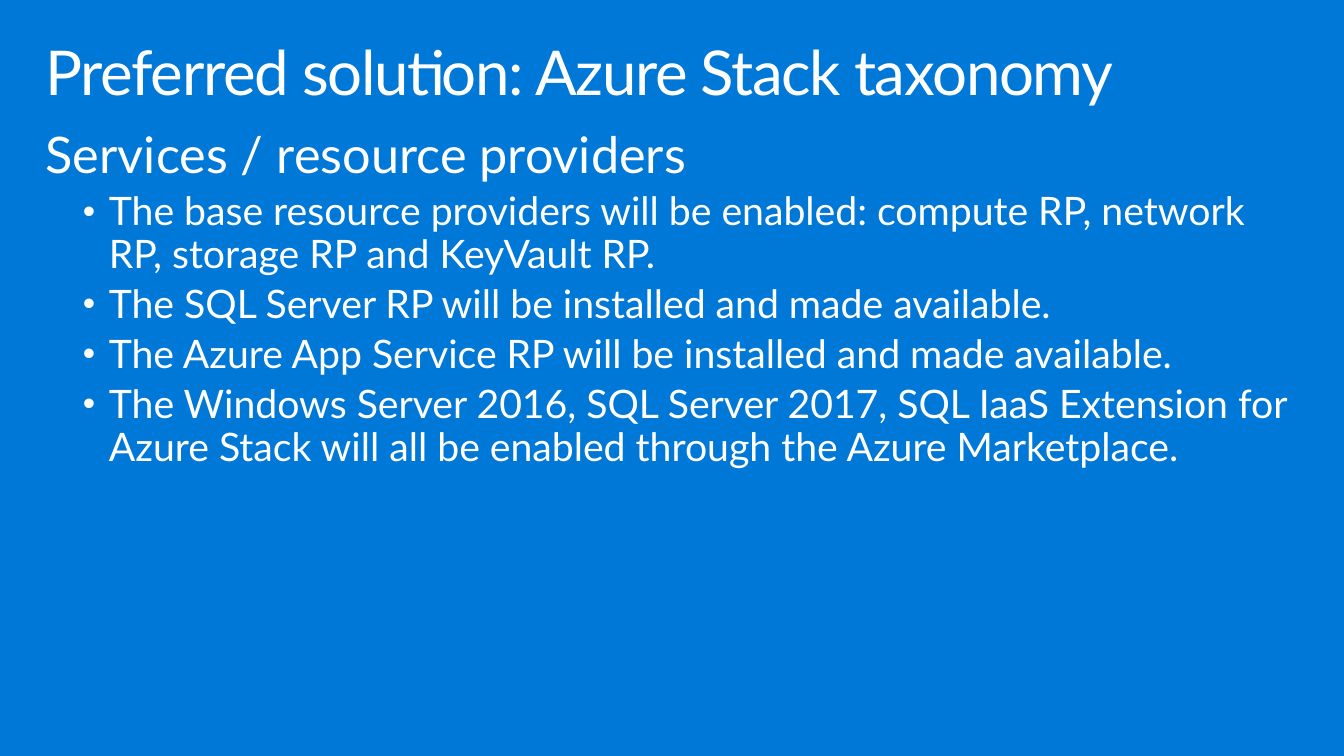
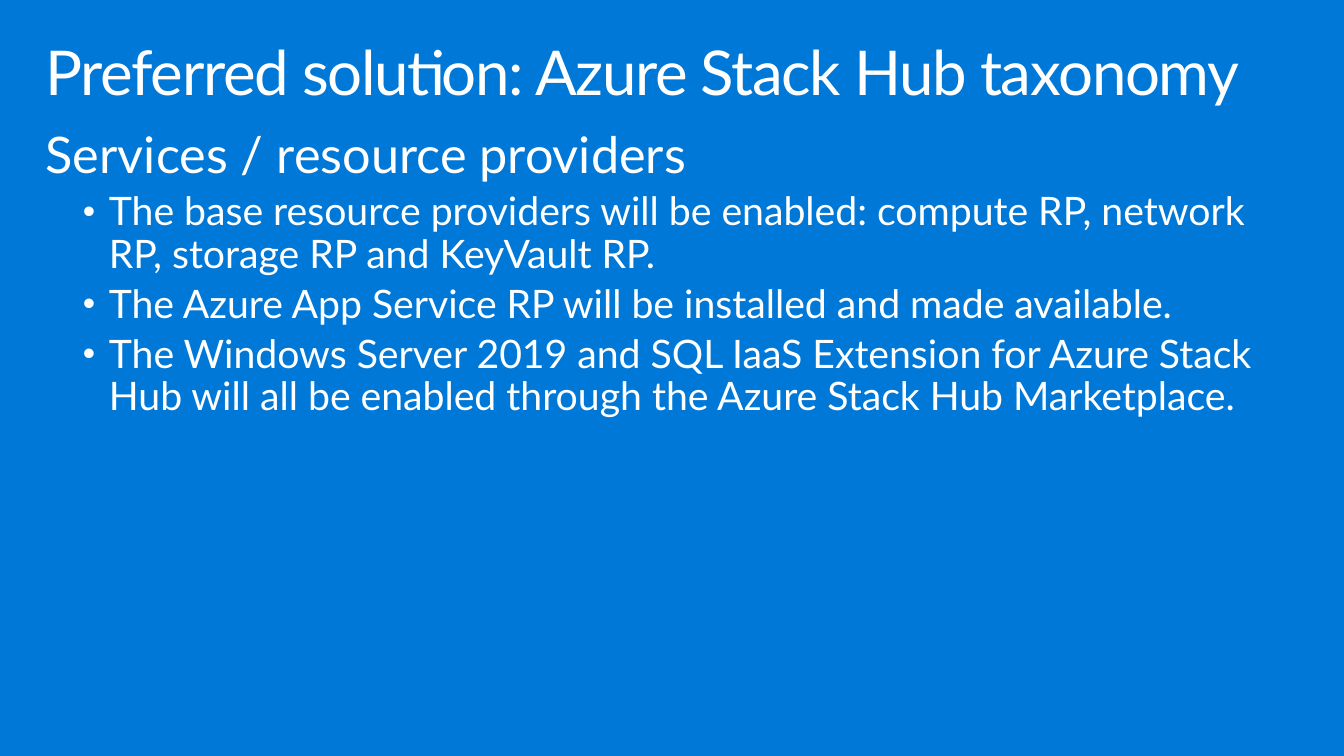
Before and after one commit to polichtm/MCW-Azure-Stack, a slide deck: slide 39 of Whiteboard design session/WDS trainer presentation - Azure Stack.pptx (slide 27 before the commit). Drawn at 1344x756 pixels with LibreOffice and Linux fonts; fonts in the diff are those of the drawing. Boxes give left, top, right and bottom in pixels: in the first picture for what was removed or moved away, otherwise in the second. Text is boxed around its words. In the diff, an @@ line names an element or a change of style, - is before the commit and + after.

```diff
--- a/Whiteboard design session/WDS trainer presentation - Azure Stack.pptx
+++ b/Whiteboard design session/WDS trainer presentation - Azure Stack.pptx
@@ title at <box>46,49,1239,106</box>: text changed @@
-Preferred solution: Azure Stack taxonomy
+Preferred solution: Azure Stack Hub taxonomy
@@ text at <box>109,289,1050,324</box>: paragraph removed @@
-  • The SQL Server RP will be installed and made available.
@@ text at <box>109,339,1251,417</box>: text changed @@
-  • The Windows Server 2016, SQL Server 2017, SQL IaaS Extension for Azure Stack will all be enabled through the Azure Marketplace.
+  • The Windows Server 2019 and SQL IaaS Extension for Azure Stack Hub will all be enabled through the Azure Stack Hub Marketplace.
```
Also in this commit, not shown: 24 other slides changed, 15 slides added, 1 slide removed, 2 other files.
